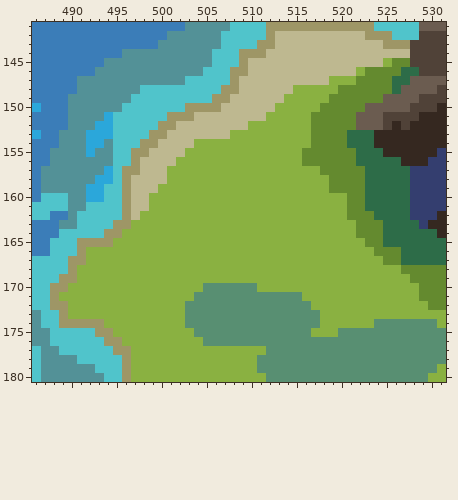
One commit to this pixel-art file: assets_src/image/world/maps/aurania_v2/world_map_editor.aseprite. The picture above was drawn from the file before the commit.
720x520 pixels, 1 frame. Colours within 5 levels of each other are drawn and written as one. Shown: x 486..531, y 141..180. The commit also changed other parts of the picture, which this record leaves out.
After the commit:
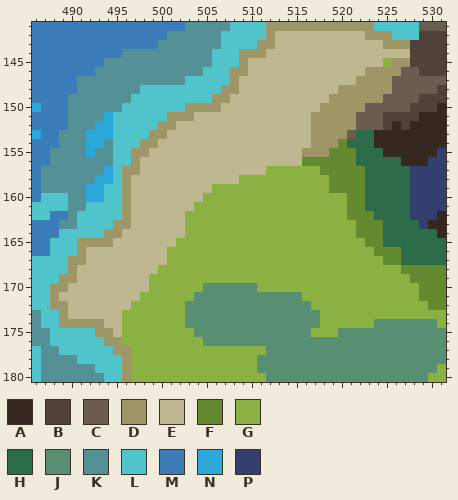
Palette (. is transparent): A #352820  B #504238  C #6b5c50  D #9e9666  E #beb890  F #648a2f  G #8ab141  H #2d6c48  J #588f72  K #539197  L #50c4cb  M #3b7db8  N #2ba7da  P #343e6f
What changed:
--- layers "volcano", "Background"
@@ x 486..531 @@
 144 MMMMMMMMMMKKKKKKKKKKLLLDDDEEEEEEEEEEEEEEEEBBBB
-145 MMMMMMMMKKKKKKKKKKKKLLLDEEEEEEEEEEEEEEEGFFBBBB
-146 MMMMMMMKKKKKKKKKKKKLLLDDEEEEEEEEEEEEGFFFFHHBBB
-147 MMMMMKKKKKKKKKKKKLLLLLDEEEEEEEEEEGGGFFFFHHCCCC
-148 MMMMMKKKKKKKLLLLLLLLLDDEEEEEEGGGGGFFFFFFHCCCCB
-149 MMMMKKKKKKKLLLLLLLLLDDEEEEEEGGGGGFFFFFFCCCCBBB
-150 NMMMKKKKKKLLLLLLLDDDDEEEEEEGGGGGFFFFFCCCCCBBBA
-151 MMMMKKKKNLLLLLLDDDEEEEEEEEGGGGGFFFFFCCCBBBBAAA
-152 MMMMKKKNNLLLLLDDEEEEEEEEGGGGGGGFFFFFCCCBABAAAA
-153 NMMKKKNNNLLLLDDEEEEEEEGGGGGGGGGFFFFHHHAAAAAAAA
-154 MMMKKKNNKLLLDDEEEEGGGGGGGGGGGGGFFFFHHHAAAAAAAA
-155 MMKKKKNKKLLDDEEEEGGGGGGGGGGGGGFFFFFFHHHAAAAAAP
-156 MMKKKKKKKLLDEEEEGGGGGGGGGGGGGGFFFFFFHHHHHAAAPP
-157 MKKKKKKKNLDDEEEGGGGGGGGGGGGGGGGGFFFFFHHHHHPPPP
-158 MKKKKKKNNLDEEEEGGGGGGGGGGGGGGGGGGFFFFHHHHHPPPP
-159 MKKKKKNNLLDEEEGGGGGGGGGGGGGGGGGGGFFFFHHHHHPPPP
-160 MLLLKKNNLLDEEGGGGGGGGGGGGGGGGGGGGGGFFHHHHHPPPP
-161 LLLLKKLLLLDEEGGGGGGGGGGGGGGGGGGGGGGFFHHHHHPPPP
-162 LLMMKLLLLLDEGGGGGGGGGGGGGGGGGGGGGGGFFFHHHHPPPA
-163 MMMKKLLLLDDGGGGGGGGGGGGGGGGGGGGGGGGGFFFHHHHPAA
-164 MMMLLLLLDDGGGGGGGGGGGGGGGGGGGGGGGGGGFFFHHHHHHA
-165 MMLLLDDDDGGGGGGGGGGGGGGGGGGGGGGGGGGGGFFHHHHHHH
-166 MMLLLDGGGGGGGGGGGGGGGGGGGGGGGGGGGGGGGGFFFHHHHH
-167 LLLLDDGGGGGGGGGGGGGGGGGGGGGGGGGGGGGGGGGFFHHHHH
-168 LLLLDGGGGGGGGGGGGGGGGGGGGGGGGGGGGGGGGGGGGFFFFF
-169 LLLDDGGGGGGGGGGGGGGGGGGGGGGGGGGGGGGGGGGGGGFFFF
-170 LLDDGGGGGGGGGGGGGGGJJJJJJGGGGGGGGGGGGGGGGGGFFF
-171 LLDGGGGGGGGGGGGGGGJJJJJJJJJJJJGGGGGGGGGGGGGFFF
-172 LLDDGGGGGGGGGGGGGJJJJJJJJJJJJJJGGGGGGGGGGGGGFF
-173 KLLDGGGGGGGGGGGGGJJJJJJJJJJJJJJJGGGGGGGGGGGGGG
-174 KLLDDDDDGGGGGGGGGJJJJJJJJJJJJJJJGGGGGGJJJJJJJG
-175 KKLLLLLDDGGGGGGGGGJJJJJJJJJJJJJGGGJJJJJJJJJJJJ
+145 MMMMMMMMKKKKKKKKKKKKLLLDEEEEEEEEEEEEEEEGDDBBBB
+146 MMMMMMMKKKKKKKKKKKKLLLDDEEEEEEEEEEEEEDDDDCCBBB
+147 MMMMMKKKKKKKKKKKKLLLLLDEEEEEEEEEEEEEDDDDCCCCCC
+148 MMMMMKKKKKKKLLLLLLLLLDDEEEEEEEEEEEDDDDDDCCCCCB
+149 MMMMKKKKKKKLLLLLLLLLDDEEEEEEEEEEEDDDDDDCCCCBBB
+150 NMMMKKKKKKLLLLLLLDDDDEEEEEEEEEEEDDDDDCCCCCBBBA
+151 MMMMKKKKNLLLLLLDDDEEEEEEEEEEEEEDDDDDCCCBBBBAAA
+152 MMMMKKKNNLLLLLDDEEEEEEEEEEEEEEEDDDDDCCCBABAAAA
+153 NMMKKKNNNLLLLDDEEEEEEEEEEEEEEEEDDDDCHHAAAAAAAA
+154 MMMKKKNNKLLLDDEEEEEEEEEEEEEEEEEDDDFHHHAAAAAAAA
+155 MMKKKKNKKLLDDEEEEEEEEEEEEEEEEEDDDFFFHHHAAAAAAP
+156 MMKKKKKKKLLDEEEEEEEEEEEEEEEEEEFFFFFFHHHHHAAAPP
+157 MKKKKKKKNLDDEEEEEEEEEEEEEEGGGGGGFFFFFHHHHHPPPP
+158 MKKKKKKNNLDEEEEEEEEEEEEGGGGGGGGGGFFFFHHHHHPPPP
+159 MKKKKKNNLLDEEEEEEEEEGGGGGGGGGGGGGFFFFHHHHHPPPP
+160 MLLLKKNNLLDEEEEEEEEGGGGGGGGGGGGGGGGFFHHHHHPPPP
+161 LLLLKKLLLLDEEEEEEEGGGGGGGGGGGGGGGGGFFHHHHHPPPP
+162 LLMMKLLLLLDEEEEEEGGGGGGGGGGGGGGGGGGFFFHHHHPPPA
+163 MMMKKLLLLDDEEEEEEGGGGGGGGGGGGGGGGGGGFFFHHHHPAA
+164 MMMLLLLLDDEEEEEEEGGGGGGGGGGGGGGGGGGGFFFHHHHHHA
+165 MMLLLDDDDEEEEEEEGGGGGGGGGGGGGGGGGGGGGFFHHHHHHH
+166 MMLLLDEEEEEEEEEGGGGGGGGGGGGGGGGGGGGGGGFFFHHHHH
+167 LLLLDDEEEEEEEEEGGGGGGGGGGGGGGGGGGGGGGGGFFHHHHH
+168 LLLLDEEEEEEEEEGGGGGGGGGGGGGGGGGGGGGGGGGGGFFFFF
+169 LLLDDEEEEEEEEGGGGGGGGGGGGGGGGGGGGGGGGGGGGGFFFF
+170 LLDDEEEEEEEEEGGGGGGJJJJJJGGGGGGGGGGGGGGGGGGFFF
+171 LLDEEEEEEEEEGGGGGGJJJJJJJJJJJJGGGGGGGGGGGGGFFF
+172 LLDDEEEEEEEGGGGGGJJJJJJJJJJJJJJGGGGGGGGGGGGGFF
+173 KLLDEEEEEEGGGGGGGJJJJJJJJJJJJJJJGGGGGGGGGGGGGG
+174 KLLDDDDDEEGGGGGGGJJJJJJJJJJJJJJJGGGGGGJJJJJJJG
+175 KKLLLLLDDEGGGGGGGGJJJJJJJJJJJJJGGGJJJJJJJJJJJJ
 176 KKLLLLLLDDGGGGGGGGGJJJJJJJJJJJJJJJJJJJJJJJJJJJ
Where, in picture pixels (left, top, right, bottom), the same in both pictures:
changed: (59, 58, 419, 337)
